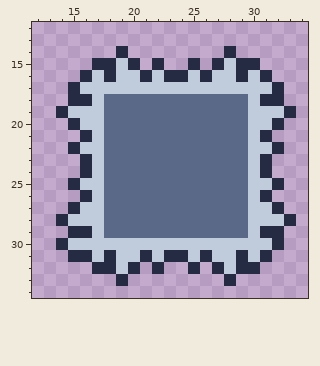
File history of a pixel-art sprite, Object/CrushEnemy/Crusher.png. Above: the version before the commit.
The file is 48x48 pixels. Shown: x 12..34, y 12..34.
After the commit:
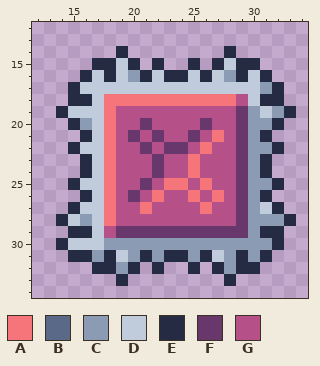
Palette (. is transparent): A #f6757a  B #5a6988  C #8b9bb4  D #c0cbdc  E #262b44  F #68386c  G #b55088
Changes in this commit:
Changed rows in their new state; - is an unchanged pixel.
first column x 16:
16 ----C-------C----
17 ---------------C-
18 --AAAAAAAAAAAG---
19 --AGGGGGGGGGGFC-C
20 C-AGGFGGGGFGGFCC-
21 --AGFGFGGFGAGFC--
22 --AGGFGFFGAGGFCC-
23 --AGGGFGGAGGGFC--
24 --AGGGFGGAGGGFC--
25 --AGGFGAAGAGGFCC-
26 --AGFGAGGAGAGFC--
27 --AGGAGGGGAGGFC--
28 C-AGGGGGGGGGGFCCC
29 --GFFFFFFFFFFFC--
30 --CCCCCCCCCCCCCC-
31 -C--C-C--C--C-C--
32 ---C--------C----
